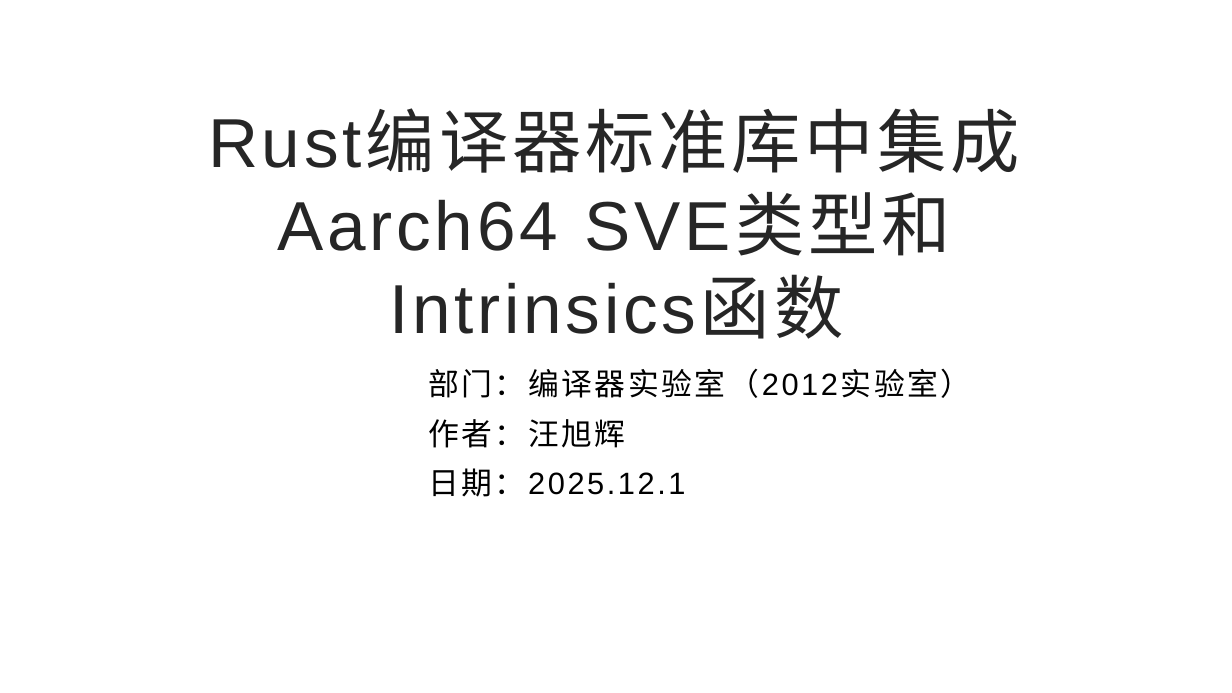
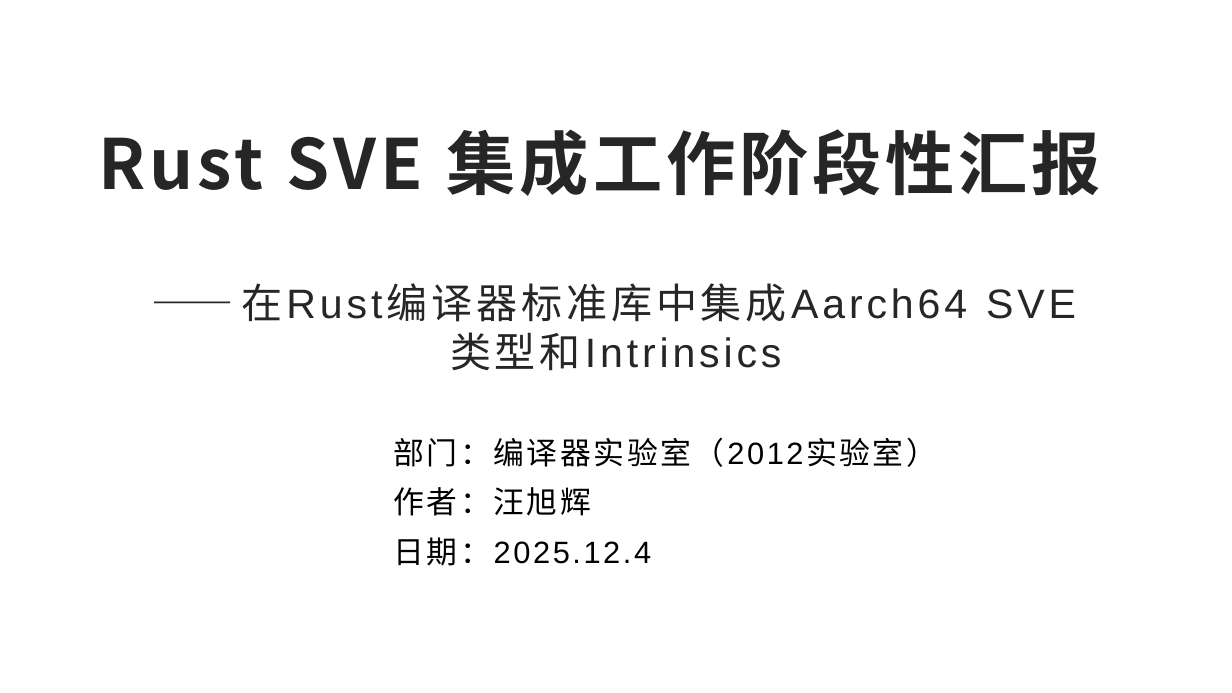
Before and after one commit to GWTINYC/rust, a slide deck: slide 1 of Rust Report.pptx. Drawn at 1232x693 pixels with LibreOffice and Linux fonts; fonts in the diff are those of the drawing. Boxes give left, top, right and bottom in pixels: in the first picture for what was removed or moved away, otherwise in the second. Text is boxed around its words. In the diff, an @@ line names an element or a change of style, - is before the commit and + after.

```diff
--- a/Rust Report.pptx
+++ b/Rust Report.pptx
@@ text added at <box>99,129,1101,196</box>, 54 pt, text #262626, bold @@
+Rust SVE 集成工作阶段性汇报
@@ title at <box>241,283,787,322</box>: text changed; size 54 to 32 pt @@
-Rust编译器标准库中集成Aarch64 SVE类型和Intrinsics函数
+——在Rust编译器标准库中集成Aarch64 SVE类型和Intrinsics
@@ subtitle "部门：编译器实验室（2012实验室）": place and size @@
-subtitle "部门：编译器实验室（2012实验室）" at <box>428,368,972,497</box>
+subtitle "部门：编译器实验室（2012实验室）" at <box>394,437,938,566</box>
@@ subtitle at <box>394,537,652,566</box>: text changed @@
-日期：2025.12.1
+日期：2025.12.4
```
Also in this commit, not shown: 7 other slides changed, 3 slides added, 2 slides removed.
